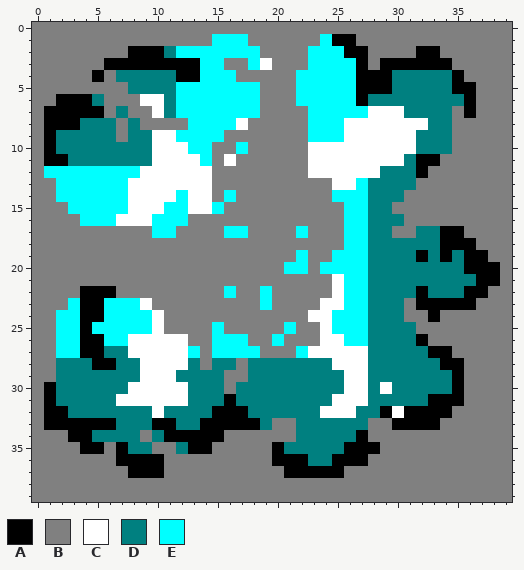
File history of a pixel-art sprite, src/images/7-4.png. The first picture shows the starting point.
The file is 40x40 pixels.
Palette (. is transparent): A #000000  B #808080  C #ffffff  D #008080  E #00ffff
Pixels before, first column x 0:
 0 BBBBBBBBBBBBBBBBBBBBBBBBBBBBBBBBBBBBBBBB
 1 BBBBBBBBBBBBBBBEEEBBBBBBEAABBBBBBBBBBBBB
 2 BBBBBBBBAAADEEEEEEEBBBBEEEAABBBBAABBBBBB
 3 BBBBBBAAAAAAAAEEBBECBBBEEEEABAAAAAABBBBB
 4 BBBBBABDDDDDAAEEEBBBBBEEEEEAAADDDDDABBBB
 5 BBBBBBBBDDDDEEEEEEEBBBEEEEEAAADDDDDAABBB
 6 BBAAADBBBCCDEEEEEEEBBBEEEEEADDDDDDDDABBB
 7 BAAAAABDBBCDEEEEEEEBBBBEEEEECCCDDDDBABBB
 8 BAAADDDBDBBBBEEEECBBBBBEEECCCCCCCDDBBBBB
 9 BADDDDDBDDCCEEEEBBBBBBBEEECCCCCCDDDBBBBB
10 BADDDDDDDDCCCEEBBEBBBBBCCCCCCCCCDDDBBBBB
11 BAADDDDDDDCCCCEBCBBBBBBCCCCCCCCDAABBBBBB
12 BEEEEEEEECCCCCCBBBBBBBBCCCCCCDDDABBBBBBB
13 BBEEEEEECCCCCCCBBBBBBBBBBCCEDDDDBBBBBBBB
14 BBEEEEEECCCCECCBEBBBBBBBBEEEDDDBBBBBBBBB
15 BBBEEEEECCCEECCEBBBBBBBBBBEEDDBBBBBBBBBB
16 BBBBEEECCCEEEBBBBBBBBBBBBBEEDDDBBBBBBBBB
17 BBBBBBBBBBEEBBBBEEBBBBEBBBEEDDBBDDAABBBB
18 BBBBBBBBBBBBBBBBBBBBBBBBBBEEDDDDDDAAABBB
19 BBBBBBBBBBBBBBBBBBBBBBEBBEEEDDDDADADAABB
20 BBBBBBBBBBBBBBBBBBBBBEEBEEEEDDDDDDDDAAAB
21 BBBBBBBBBBBBBBBBBBBBBBBBBCEEDDDDDDDDDAAB
22 BBBBAAABBBBBBBBBEBBEBBBBBCEEDDDDADDDAABB
23 BBBEAAEEECBBBBBBBBBEBBBBCCEEDDDBAAAAABBB
24 BBEEAAEEEECBBBBBBBBBBBBCCEEEDDDBBABBBBBB
25 BBEEAEEEEECBBBBEBBBBBEBBCEEEDDDDBBBBBBBB
26 BBEEAAEECCCCCBBEEEBBEBBBCCEEDDDDABBBBBBB
27 BBEEAADDCCCCCEBEEEEBBBECCCCCDDDDDAABBBBB
28 BBDDDAADDCCCCDBDDBDDDDDDDCCCDDDDDDAABBBB
29 BBDDDDDDDCCCDDDDBBDDDDDDDDCCDDDDDDDABBBB
30 BADDDDDDCCCCCDDDBDDDDDDDDDCCDCDDDDDABBBB
31 BADDDDDCCCCCCDDDADDDDDDDDCCCDDDDDAAABBBB
32 BAADDDDDDDCDDDDAAADDDDDDCCCDDACAAAABBBBB
33 BAAAAAADDDAADDAAAAADBBDDDDDDBBAAAABBBBBB
34 BBBAADDDDBDAAAAABBBBBBDDDDDABBBBBBBBBBBB
35 BBBBAABADDBBDAABBBBBADDDDDAAABBBBBBBBBBB
36 BBBBBBBAAAABBBBBBBBBAAADDAAABBBBBBBBBBBB
37 BBBBBBBBAAABBBBBBBBBBAAAAABBBBBBBBBBBBBB
38 BBBBBBBBBBBBBBBBBBBBBBBBBBBBBBBBBBBBBBBB
39 BBBBBBBBBBBBBBBBBBBBBBBBBBBBBBBBBBBBBBBB
New version:
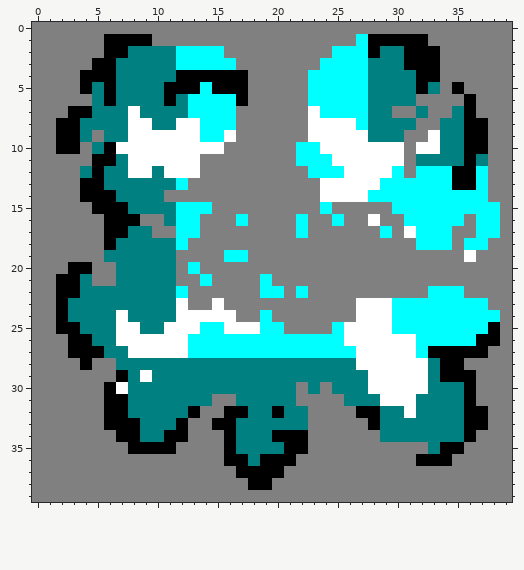
Edits made:
Changed rows in their new state; - is an unchanged pixel.
first column x 1:
 1 -----AAAA-----BBB------BBBEAAAAA------
 2 -----AADDD-----BBB----BB-EEADDA-------
 3 ----A-DDDDDEE--E-BB---B---EDDD---B----
 4 ---A-A-------AAAA----B----EDD--AABB---
 5 ---ADAD---AAA-AAAB---B----EDD--A-B-B--
 6 -BBB-ADDDDAD----AB---B----E----BBBB---
 7 BB--DD-CDD-D----BB----C----DDBB-BBD---
 8 B-----DCCDDCC---B-----CCC-EDDDDBB-DAA-
 9 BAA-B-DCC--CC--C------CCC--DDDBBC-DAA-
10 BAAB-ACCC---CCC-B----EE-------BCC-DAA-
11 BBBBAA-CC----B-B-----EEE------BDDDDAD-
12 BBBDADDC-D---B--------EEE---CEBEEEAAE-
13 -BBAADDDDDDEBB---------C--CCEEEEEEAAE-
14 -BBAAADDDDBBBB-B-------CCCCEEEEEEEEEE-
15 --BBAAADDDD-EEB--------E-BBBBEEEEEEEEE
16 ---BBAAABBD-E---E----E--EBBCBBEEEEE-EE
17 -----AADDBBEE--BB--------BBBE-CEEEB-EE
18 -----ADDDDDE-------------BBBBBBEEEBEE-
19 -----DDDDDD----EE----B--BBBBBBBBBBBCB-
20 --AA--DDDDD-E-------BB-BBBBBBBBBBBBBBB
21 -AAD--DDDDD--E----E-----BBBBBBBBBBBBBB
22 -AADDDDDDDDE---B---E-E--BBBBBBBBEEEBB-
23 -ADDDDDDDDDC--C---B----BBBCCCEEEEEEEE-
24 -ADDDDCDDDDCCCCC--E---BBBBCCCEEEEEEEEE
25 -AADDDCCDDCCCE-CCCEEB--B-CCCCEEEEEEEEA
26 -BA-DDC-----EE---EE-EEEEECCCCCCEEEEEAA
27 -BA----------E----EEE-EEEE-CCCCE--AAA-
28 -BBABB--DDDD-D--D-------DD-CCCCC------
29 -BBBBBA--DD----DD--------DDCCCCC-A-A--
30 BBBBBACDDDDD---D-----B-B-DDC-CCC--DA--
31 BBBBBAADDDDD--BB-----BBBBDD-CCC-DDDA--
32 BBBBBAA--D--ABB----A--BBBBAADDCDDDDAA-
33 BBBBB-AA-DDABB--DD-DD-BBBBBADDDDDDDAA-
34 --BBBBAAD---BBBADDDAAABBBBB-DDDDDDDA--
35 ---BB-BAAAABBB-ADDDDAABBBBBB----DAA---
36 ------BBBB-----AADA--BBBBBB----AAA----
37 -------BBB------AAAABBBBB-------------
38 -----------------AA-------------------
Boxes around the changes in both pictures, in picture pixels (x1, y1, x2, y2):
changed: (44, 34, 500, 490)
